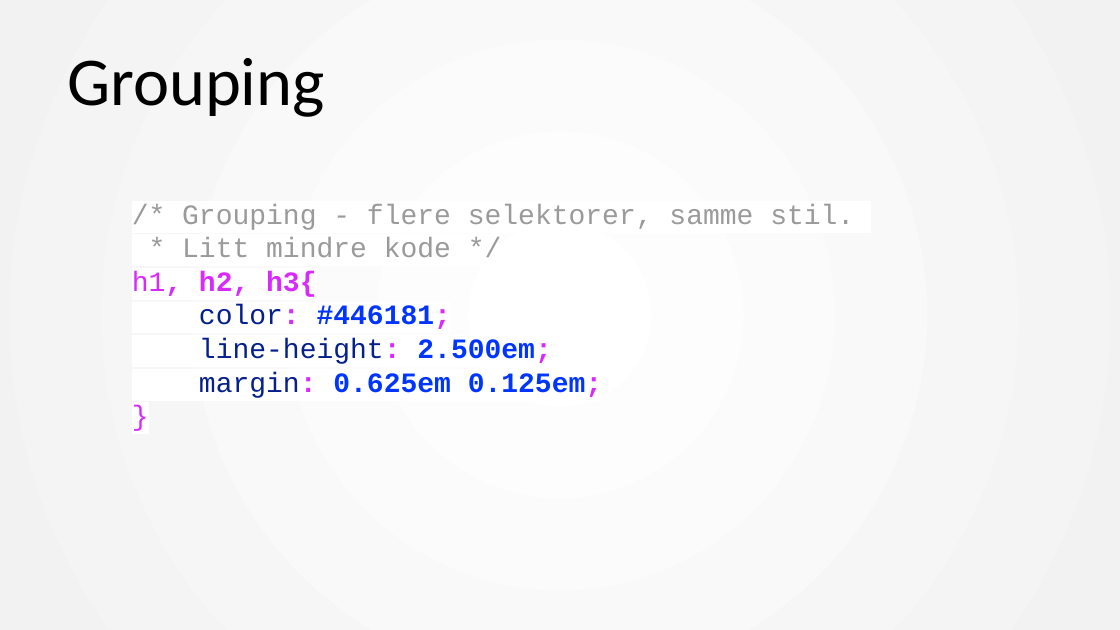
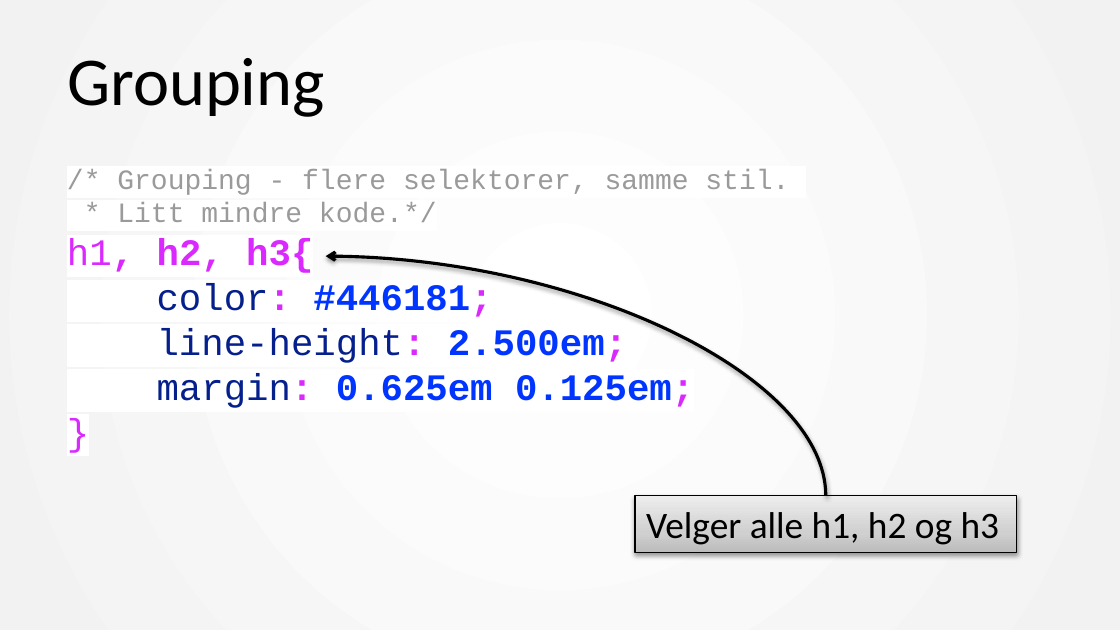
Before and after one commit to mesan/css-kurs, a slide deck: slide 15 of Foiler/1. CSS basic.pptx (slide 14 before the commit). Drawn at 1120x630 pixels with LibreOffice and Linux fonts; fonts in the diff are those of the drawing. Boxes give left, top, right and bottom in pixels: in the first picture for what was removed or moved away, otherwise in the second. Text is boxed around its words. In the diff, an @@ line names an element or a change of style, - is before the commit and + after.

```diff
--- a/Foiler/1. CSS basic.pptx
+++ b/Foiler/1. CSS basic.pptx
@@ text "/* Grouping - flere selektorer, ...": place and size @@
-text "/* Grouping - flere selektorer, ..." at [132, 204, 854, 398]
+text "/* Grouping - flere selektorer, ..." at [67, 169, 789, 408]
@@ text at [117, 203, 437, 222]: text changed @@
-* Litt mindre kode */
+* Litt mindre kode.*/
@@ text at [67, 239, 694, 408]: size 18 to 24 pt in "h1, h2, h3{", "color: #446181;", "line-height: 2.500em;", "margin: 0.625em 0.125em;" and 1 more places @@
@@ curved arrow added from (825, 496) to (326, 256), #000000 2 pt @@
@@ rectangle added at [635, 496, 1017, 552], fill gradient #BDBDBD to #D1D1D1 to #EEEEEE, outline #000000 0.75 pt, 24 pt, text #000000 @@
+Velger alle h1, h2 og h3
```
Also in this commit, not shown: 10 other slides changed, 12 slides added, 7 slides removed, 4 other files.
